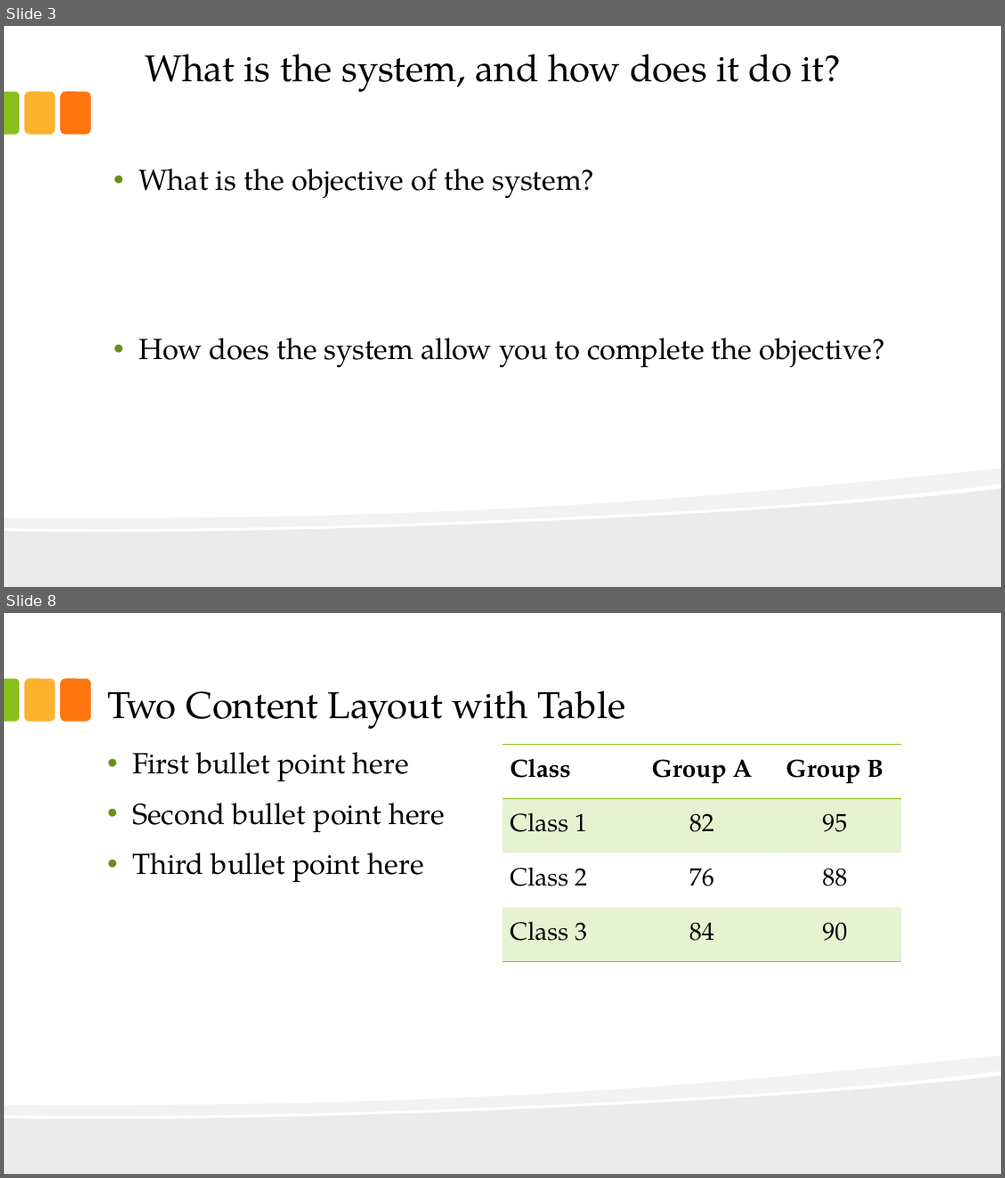
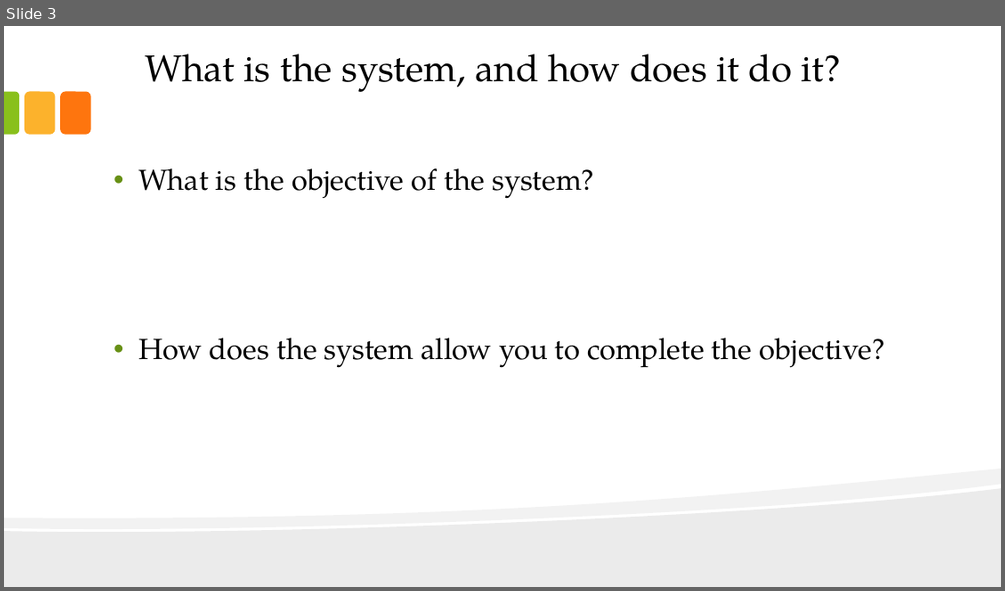
Before and after one commit to redlac/Interface-Design-Project-P3, a slide deck: Main Folder/presentationFinal.pptx. Shown one above the other, each under a label of ours: slides 3 and 8 before the commit, slide 3 after it; the slides between them are not shown. The pictures are 1005x1178 and 1005x591 pixels, drawn with LibreOffice and Linux fonts; fonts in the diff are those of the drawing. Boxes give left, top, right and bottom in pixels: in the first picture for what was removed or moved away, otherwise in the second. Text is boxed around its words. In the diff, an @@ line names an element or a change of style, - is before the commit and + after.

```diff
--- a/Main Folder/presentationFinal.pptx
+++ b/Main Folder/presentationFinal.pptx
@@ slide 8 removed at bbox=[4, 613, 1001, 1174], background #FFFFFF; not listed: 5 template elements that a slide beside it also shows @@
@@ title removed at bbox=[107, 690, 626, 729] @@
-Two Content Layout with Table
@@ table removed at bbox=[502, 744, 901, 962], 4 rows, 3 columns @@
-Class | Group A | Group B
-Class 1 | 82 | 95
-Class 2 | 76 | 88
-Class 3 | 84 | 90
@@ text removed at bbox=[132, 752, 445, 882] @@
-• First bullet point here
-• Second bullet point here
-• Third bullet point here
```
Also in this commit, not shown: 6 slides added, 9 other slides removed.
